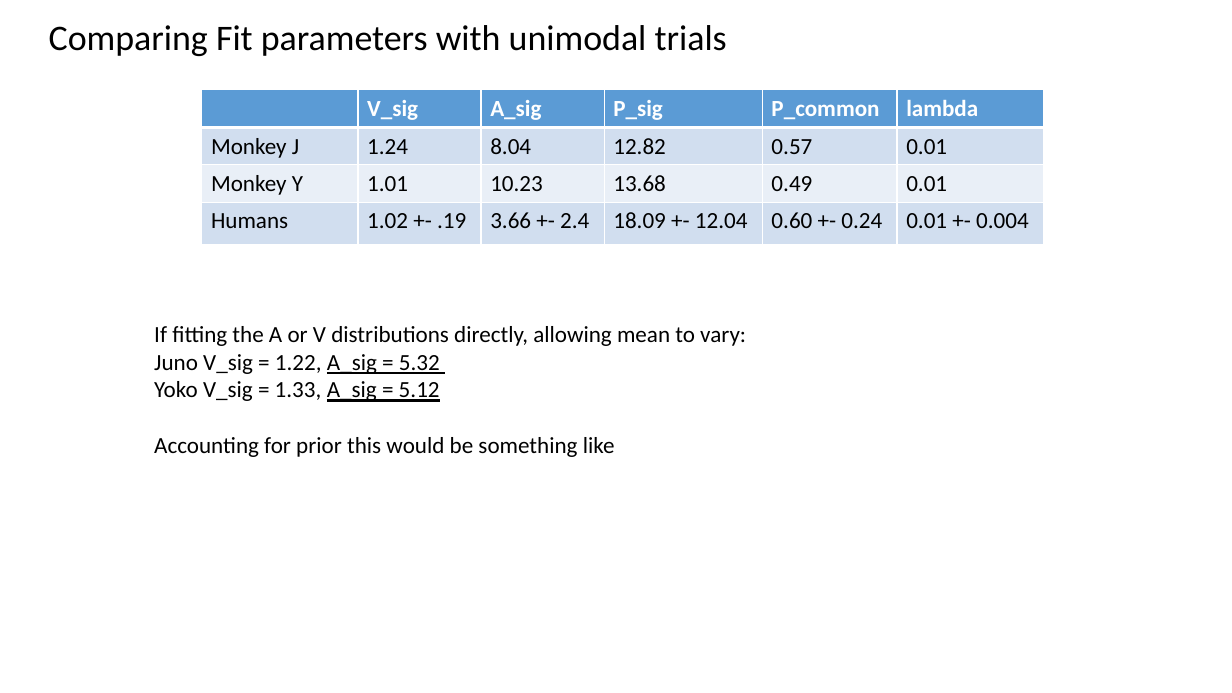
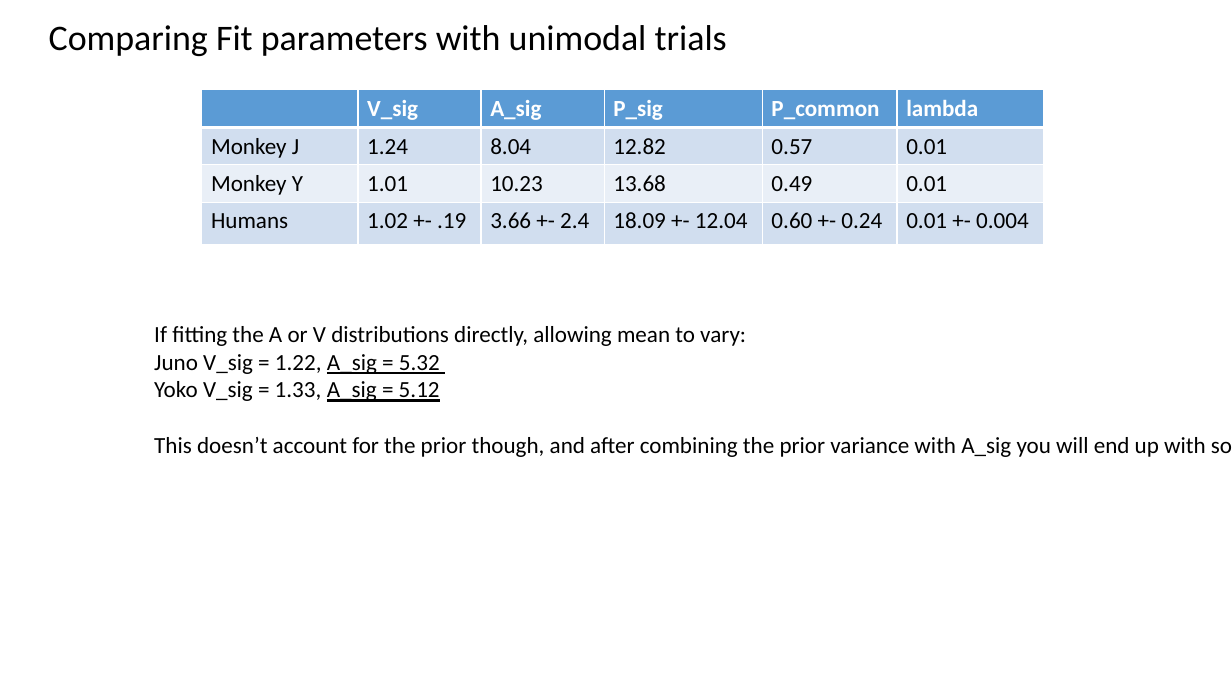
Before and after one commit to jmohl/CI_behavioral, a slide deck: slide 6 of doc/model_summary_4_16_19.pptx. Drawn at 1232x693 pixels with LibreOffice and Linux fonts; fonts in the diff are those of the drawing. Boxes give left, top, right and bottom in pixels: in the first picture for what was removed or moved away, otherwise in the second. Text is boxed around its words. In the diff, an @@ line names an element or a change of style, - is before the commit and + after.

Commit message:
updating way the saccade pdf is generated
noticed an error where I was making my pdfs in a way that required independent samples from both xa and xv even when the number of causes is one. This is an issue when comparing to data because for these trials I onle have one saccade so sa = sv. Fixed this by keeping the C=1 and C=2 cases separate until after the integration step, and then summing them

```diff
--- a/doc/model_summary_4_16_19.pptx
+++ b/doc/model_summary_4_16_19.pptx
@@ text at (x1=154, y1=437, x2=1206, y2=457): text changed @@
-Accounting for prior this would be something like
+This doesn’t account for the prior though, and after combining the prior variance with A_sig you will end up with something kindof close to this
```
Also in this commit, not shown: 1 other slide changed, 1 slide added, 1 slide removed, 6 other files.
